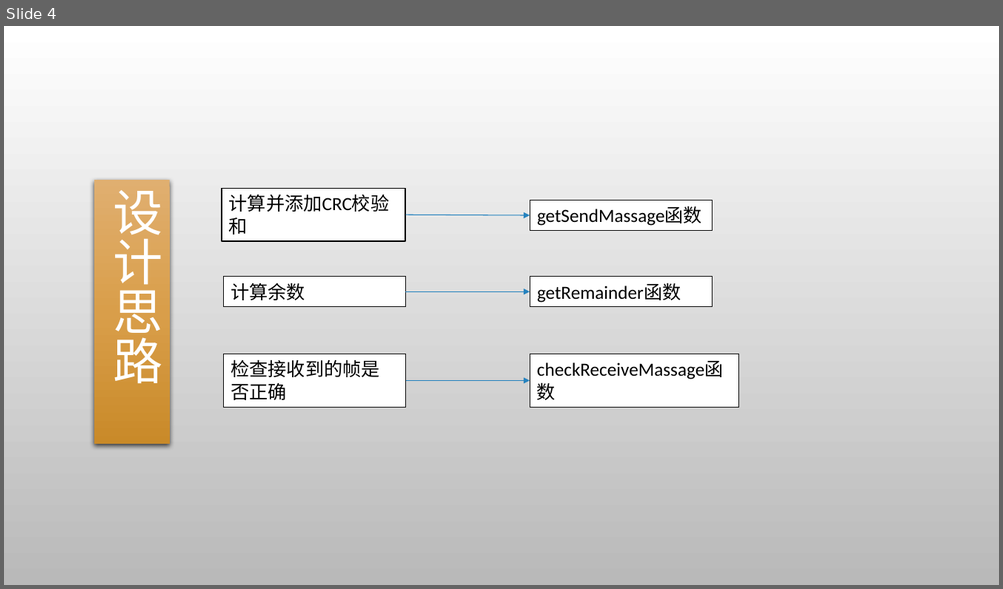
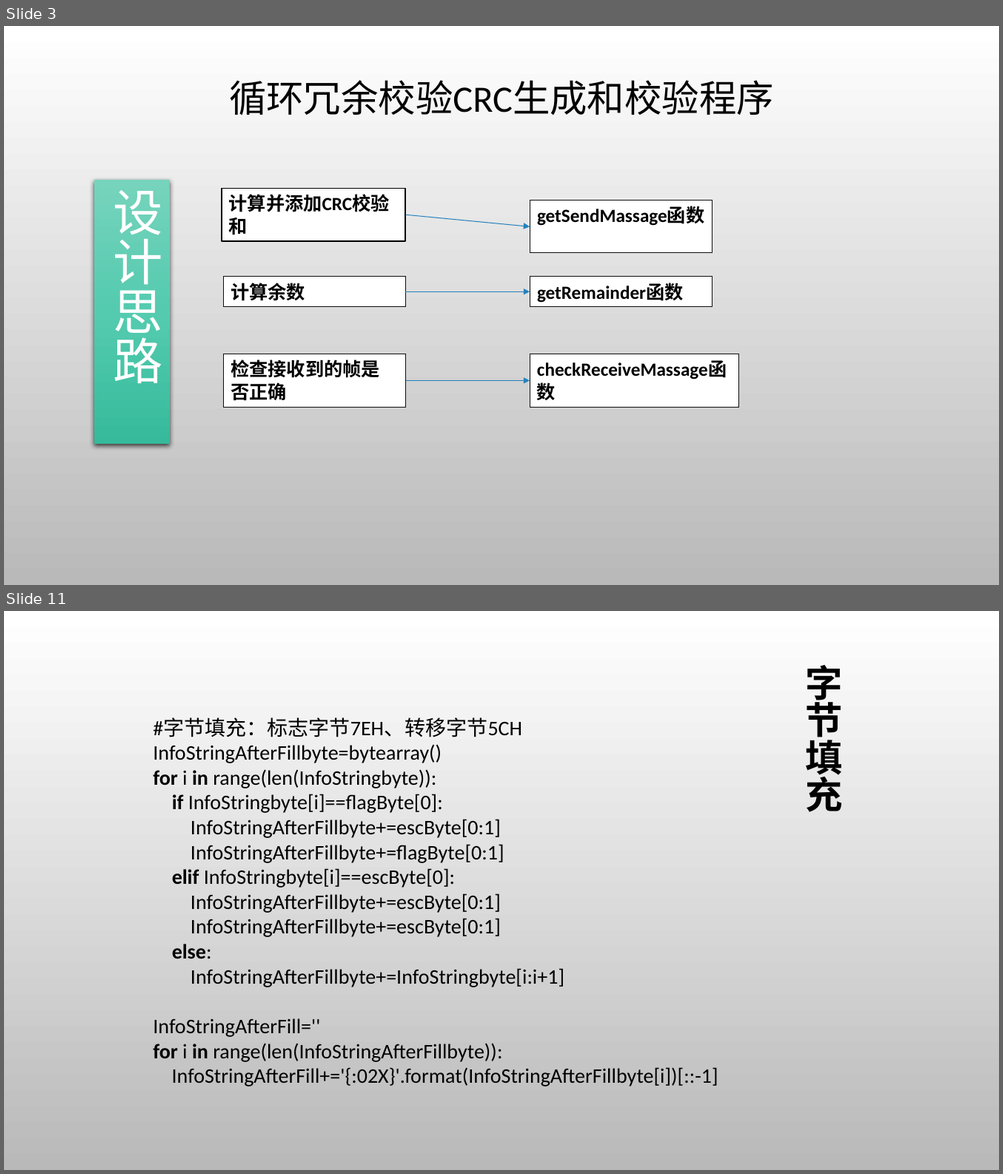
Before and after one commit to gcrth/computer_network, a slide deck: chapter3/ppt/ppt-chapter3.pptx. Shown one above the other, each under a label of ours: slide 4 before the commit, slides 3 and 11 after it; the slides between them are not shown. The pictures are 1003x589 and 1003x1174 pixels, drawn with LibreOffice and Linux fonts; fonts in the diff are those of the drawing; background and template pictures are left out. Boxes give left, top, right and bottom in pixels: in the first picture for what was removed or moved away, otherwise in the second. Text is boxed around its words. In the diff, an @@ line names an element or a change of style, - is before the commit and + after.

```diff
--- a/chapter3/ppt/ppt-chapter3.pptx
+++ b/chapter3/ppt/ppt-chapter3.pptx
@@ slide 11 added at [4, 611, 999, 1170], background picture (left out) @@
@@ title added at [805, 665, 842, 812], 36 pt, text #000000, bold @@
+字节填充
@@ text added at [153, 718, 718, 1087], 20 pt, text #000000 @@
+#字节填充：标志字节7EH、转移字节5CH
+InfoStringAfterFillbyte=bytearray()
+for i in range(len(InfoStringbyte)):
+if InfoStringbyte[i]==flagByte[0]:
+InfoStringAfterFillbyte+=escByte[0:1]
+InfoStringAfterFillbyte+=flagByte[0:1]
+elif InfoStringbyte[i]==escByte[0]:
+InfoStringAfterFillbyte+=escByte[0:1]
+InfoStringAfterFillbyte+=escByte[0:1]
+else:
+InfoStringAfterFillbyte+=InfoStringbyte[i:i+1]
+InfoStringAfterFill=''
+for i in range(len(InfoStringAfterFillbyte)):
+InfoStringAfterFill+='{:02X}'.format(InfoStringAfterFillbyte[i])[::-1]
@@ what was slide 4 is now slide 3 @@
@@ slide 3 changed as well @@
@@ text added at [229, 80, 774, 115], 36 pt, text #000000 @@
+循环冗余校验CRC生成和校验程序
@@ rectangle "设计思路" at [94, 180, 170, 444]: fill gradient #E0B071 to #DA9F4B to #C98A29 to gradient #77D4BC to #54CBAF to #36BA9C @@
@@ bold on in 6 elements at [221, 189, 405, 241], [529, 277, 711, 306], [223, 277, 405, 306], [223, 355, 405, 407], [529, 355, 738, 407], [529, 201, 711, 254] @@
@@ rectangle "getSendMassage函数": place and size @@
-rectangle "getSendMassage函数" at [529, 201, 711, 230]
+rectangle "getSendMassage函数" at [529, 201, 711, 254]
@@ arrow moved from (405, 215) - (529, 215) to (405, 215) - (529, 227) @@
```
Also in this commit, not shown: 2 other slides changed, 28 other slides added, 2 slides removed.
